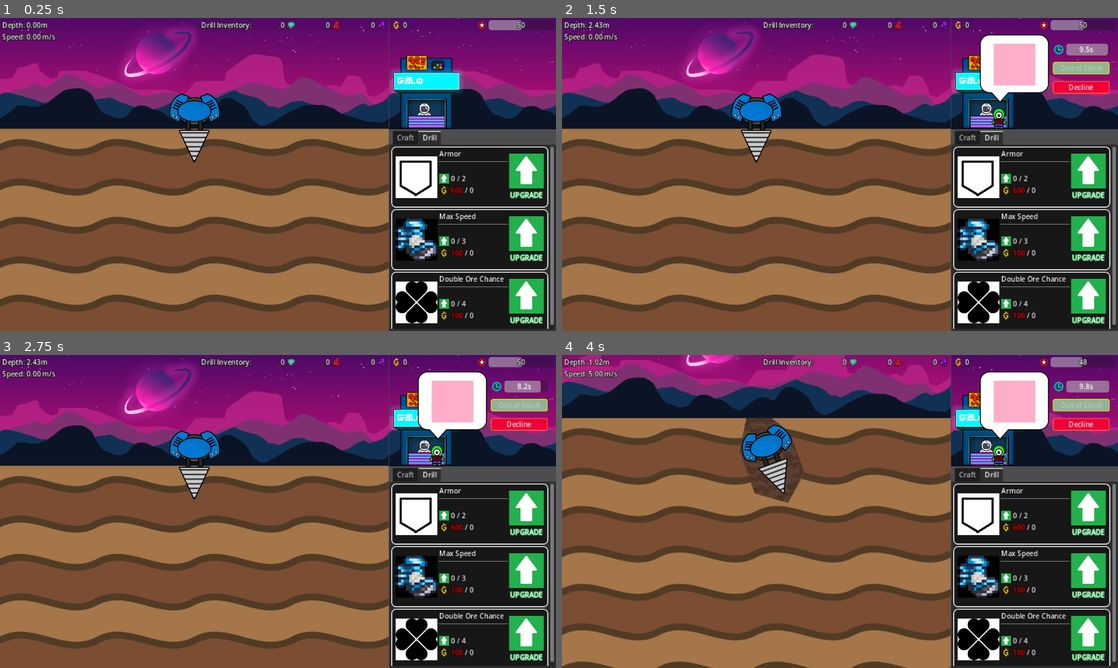
Above: before the commit, frames 1-4 (two rows, left to right).
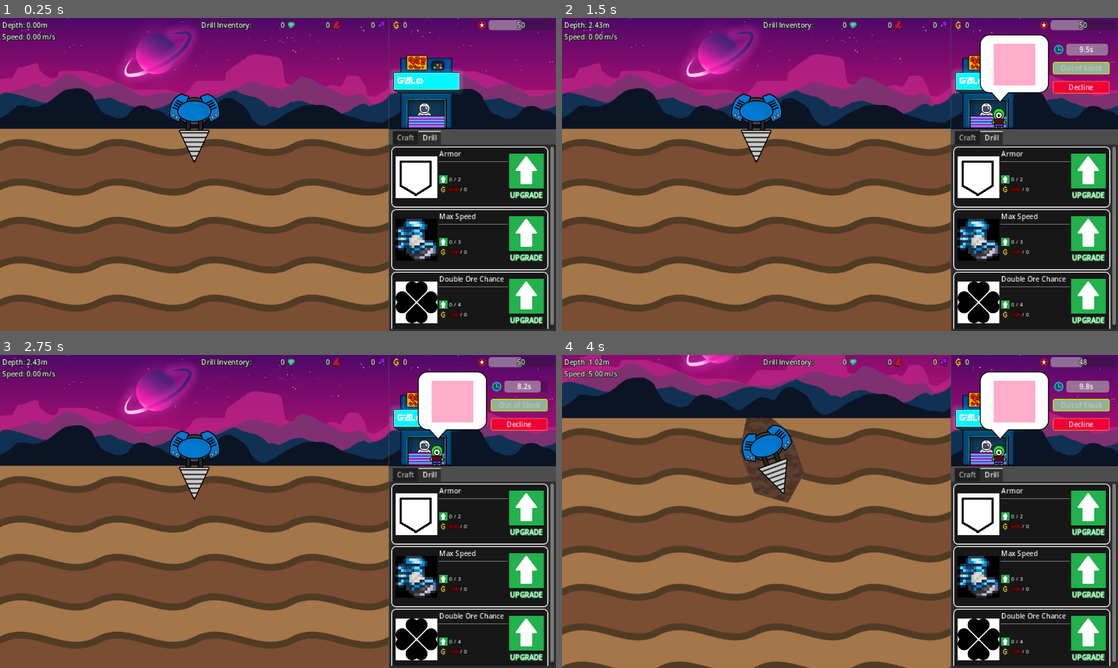
Above: after the commit, the same moments.

Repository: aNotSoCleverName/mechanicore
Game: Godot game, scene res://Main.tscn
The game is run twice, just before and just after one commit, with the same random seed, the same clock (stepped at 60 frames per second) and the same inputs.
Inputs:
- Up to frame 1 (0.25 s): no input
- Up to frame 2 (1.5 s): tap Enter (ui_accept) at 0.5, 0.77 s; hold Right (ui_right) 0.53-1.28 s; tap R at 0.6, 1.35 s; hold Down (ui_down) from 1.28 s (still down)
- Up to frame 3 (2.75 s): tap Enter (ui_accept) at 1.52 s; release Down (ui_down) at 2.03 s; hold Right (ui_right) from 2.03 s (still down); tap R at 2.1 s
- Up to frame 4 (4 s): release Right (ui_right) at 2.75 s; click "Decline" at 2.75 s; tap Enter (ui_accept) at 3.5, 3.77 s; hold Up (ui_up) from 3.53 s (still down); tap R at 3.6 s

The runs differ from the first frame. In frame 1, 0.4% of the frame differs, in the area x 79-86%, y 49-97%; in frame 2, 0.4%; in frame 3, 0.4%; in frame 4, 0.4%.

Commit message:
Created label style for outline, size 12

Diff:
--- a/Base/Menu/Craft/Craft Item/Craft Item Material.tscn
+++ b/Base/Menu/Craft/Craft Item/Craft Item Material.tscn
@@ -1,21 +1,7 @@
-[gd_scene load_steps=5 format=3 uid="uid://ccirx7362q0ar"]
+[gd_scene load_steps=3 format=3 uid="uid://ccirx7362q0ar"]
 
 [ext_resource type="Script" path="res://Base/Menu/Craft/Craft Item/Craft Item Material.gd" id="1_xmrfw"]
-
-[sub_resource type="LabelSettings" id="LabelSettings_is3ay"]
-font_size = 12
-outline_size = 5
-outline_color = Color(0, 0, 0, 1)
-
-[sub_resource type="LabelSettings" id="LabelSettings_v6gft"]
-font_size = 12
-outline_size = 5
-outline_color = Color(0, 0, 0, 1)
-
-[sub_resource type="LabelSettings" id="LabelSettings_2yk70"]
-font_size = 12
-outline_size = 5
-outline_color = Color(0, 0, 0, 1)
+[ext_resource type="LabelSettings" uid="uid://c83ljliopp2nx" path="res://Label Style - Outline Size12.tres" id="2_unxqx"]
 
 [node name="Craft Item Material" type="HBoxContainer"]
 offset_right = 37.0
@@ -29,15 +15,15 @@
 [node name="Requirement" type="Label" parent="."]
 layout_mode = 2
 text = "0"
-label_settings = SubResource("LabelSettings_is3ay")
+label_settings = ExtResource("2_unxqx")
 horizontal_alignment = 2
 
 [node name="Slash" type="Label" parent="."]
 layout_mode = 2
 text = "/"
-label_settings = SubResource("LabelSettings_v6gft")
+label_settings = ExtResource("2_unxqx")
 
 [node name="Stock" type="Label" parent="."]
 layout_mode = 2
 text = "0"
-label_settings = SubResource("LabelSettings_2yk70")
+label_settings = ExtResource("2_unxqx")
--- a/Base/Menu/Craft/Craft Item/Craft Item Node.tscn
+++ b/Base/Menu/Craft/Craft Item/Craft Item Node.tscn
@@ -13,13 +13,9 @@
 [ext_resource type="Script" path="res://Base/Menu/Craft/Craft Item/Stock.gd" id="6_mhem6"]
 [ext_resource type="Texture2D" uid="uid://bripmml1nnira" path="res://Endless Run/Ores/Ore3.png" id="7_flb3l"]
 [ext_resource type="Texture2D" uid="uid://by6jv4i7kl48d" path="res://Base/Menu/Craft/Craft Item/Craft.png" id="8_kdpct"]
+[ext_resource type="LabelSettings" uid="uid://c83ljliopp2nx" path="res://Label Style - Outline Size12.tres" id="9_p3sw4"]
 [ext_resource type="Texture2D" uid="uid://cbkgfu5vs62df" path="res://Base/Menu/Craft/Craft Item/Craft Disabled.png" id="14_0lsng"]
 [ext_resource type="LabelSettings" uid="uid://c6li64bqsr42t" path="res://Base/Menu/Label Style - Neon.tres" id="15_43xx5"]
-
-[sub_resource type="LabelSettings" id="LabelSettings_ocgbb"]
-font_size = 12
-outline_size = 5
-outline_color = Color(0, 0, 0, 1)
 
 [sub_resource type="LabelSettings" id="LabelSettings_oq7r2"]
 font_size = 12
@@ -101,7 +97,7 @@
 [node name="Label" type="Label" parent="MarginContainer/HBoxContainer/Details/Price"]
 layout_mode = 2
 text = "0"
-label_settings = SubResource("LabelSettings_ocgbb")
+label_settings = ExtResource("9_p3sw4")
 
 [node name="Time" type="HBoxContainer" parent="MarginContainer/HBoxContainer/Details"]
 layout_mode = 2
@@ -114,7 +110,7 @@
 [node name="Label" type="Label" parent="MarginContainer/HBoxContainer/Details/Time"]
 layout_mode = 2
 text = "0"
-label_settings = SubResource("LabelSettings_ocgbb")
+label_settings = ExtResource("9_p3sw4")
 
 [node name="HSeparator" type="HSeparator" parent="MarginContainer/HBoxContainer/Details"]
 layout_mode = 2
--- a/Base/Menu/Upgrade/Upgrade Node/Upgrade Node.tscn
+++ b/Base/Menu/Upgrade/Upgrade Node/Upgrade Node.tscn
@@ -6,6 +6,7 @@
 [ext_resource type="LabelSettings" uid="uid://ij0ls7r7u6aq" path="res://Simple Label.tres" id="4_mto0m"]
 [ext_resource type="Texture2D" uid="uid://dwn1v2brn8bhp" path="res://Base/Menu/Upgrade/Upgrade Node/Upgrade.png" id="5_be4bu"]
 [ext_resource type="Texture2D" uid="uid://bptr6byvokmow" path="res://Base/Money.png" id="6_ivqgv"]
+[ext_resource type="LabelSettings" uid="uid://c83ljliopp2nx" path="res://Label Style - Outline Size12.tres" id="6_mxc43"]
 [ext_resource type="LabelSettings" uid="uid://c6li64bqsr42t" path="res://Base/Menu/Label Style - Neon.tres" id="7_bp36w"]
 
 [sub_resource type="StyleBoxEmpty" id="StyleBoxEmpty_mehxf"]
@@ -65,17 +66,17 @@
 [node name="Level" type="Label" parent="MarginContainer/HBoxContainer/VBoxContainer/Details/Level"]
 layout_mode = 2
 text = "0"
-label_settings = ExtResource("4_mto0m")
+label_settings = ExtResource("6_mxc43")
 
 [node name="Slash" type="Label" parent="MarginContainer/HBoxContainer/VBoxContainer/Details/Level"]
 layout_mode = 2
 text = "/"
-label_settings = ExtResource("4_mto0m")
+label_settings = ExtResource("6_mxc43")
 
 [node name="Max Level" type="Label" parent="MarginContainer/HBoxContainer/VBoxContainer/Details/Level"]
 layout_mode = 2
 text = "3"
-label_settings = ExtResource("4_mto0m")
+label_settings = ExtResource("6_mxc43")
 
 [node name="Price" type="HBoxContainer" parent="MarginContainer/HBoxContainer/VBoxContainer/Details"]
 layout_mode = 2
@@ -90,17 +91,17 @@
 self_modulate = Color(1, 0, 0, 1)
 layout_mode = 2
 text = "500"
-label_settings = ExtResource("4_mto0m")
+label_settings = ExtResource("6_mxc43")
 
 [node name="Slash" type="Label" parent="MarginContainer/HBoxContainer/VBoxContainer/Details/Price"]
 layout_mode = 2
 text = "/"
-label_settings = ExtResource("4_mto0m")
+label_settings = ExtResource("6_mxc43")
 
 [node name="Money" type="Label" parent="MarginContainer/HBoxContainer/VBoxContainer/Details/Price"]
 layout_mode = 2
 text = "0"
-label_settings = ExtResource("4_mto0m")
+label_settings = ExtResource("6_mxc43")
 
 [node name="Upgrade" type="VBoxContainer" parent="MarginContainer/HBoxContainer"]
 layout_mode = 2
--- /dev/null
+++ b/Label Style - Outline Size12.tres
@@ -0,0 +1,6 @@
+[gd_resource type="LabelSettings" format=3 uid="uid://c83ljliopp2nx"]
+
+[resource]
+font_size = 12
+outline_size = 5
+outline_color = Color(0, 0, 0, 1)
Not shown: 1 places in Base/Menu/Upgrade/Upgrade Node/Upgrade Node.tscn that only renumber resources
